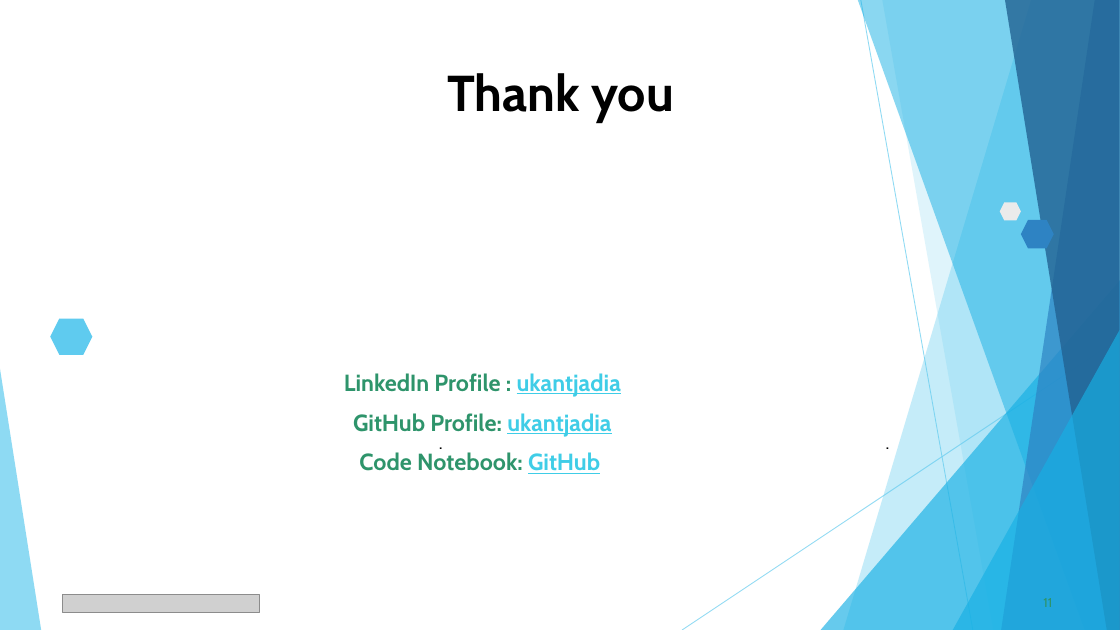
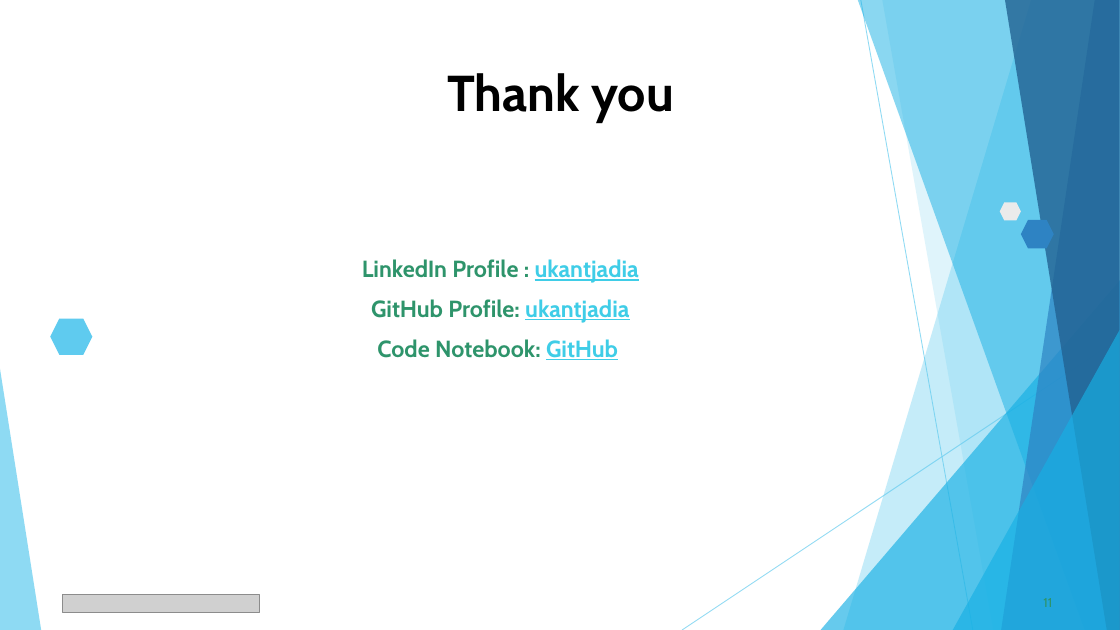
Before and after one commit to ukantjadia/Retail-Data-Analysis, a slide deck: slide 11 of retail-data-analysis.pptx. Drawn at 1120x630 pixels with LibreOffice and Linux fonts; fonts in the diff are those of the drawing; grey boxes stand for pictures. Boxes give left, top, right and bottom in pixels: in the first picture for what was removed or moved away, otherwise in the second. Text is boxed around its words. In the diff, an @@ line names an element or a change of style, - is before the commit and + after.

```diff
--- a/retail-data-analysis.pptx
+++ b/retail-data-analysis.pptx
@@ text "LinkedIn Profile : ukantjadia": place and size @@
-text "LinkedIn Profile : ukantjadia" at <box>344,373,621,474</box>
+text "LinkedIn Profile : ukantjadia" at <box>362,259,639,360</box>
@@ text removed at <box>343,427,539,528</box> @@
-.
```
Also in this commit, not shown: 10 other slides changed, 3 other files.
